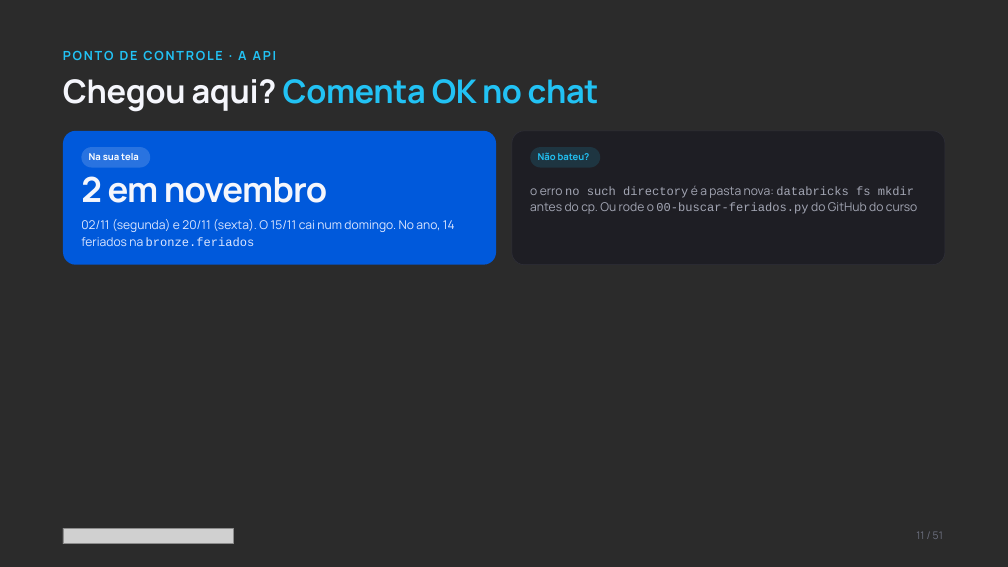
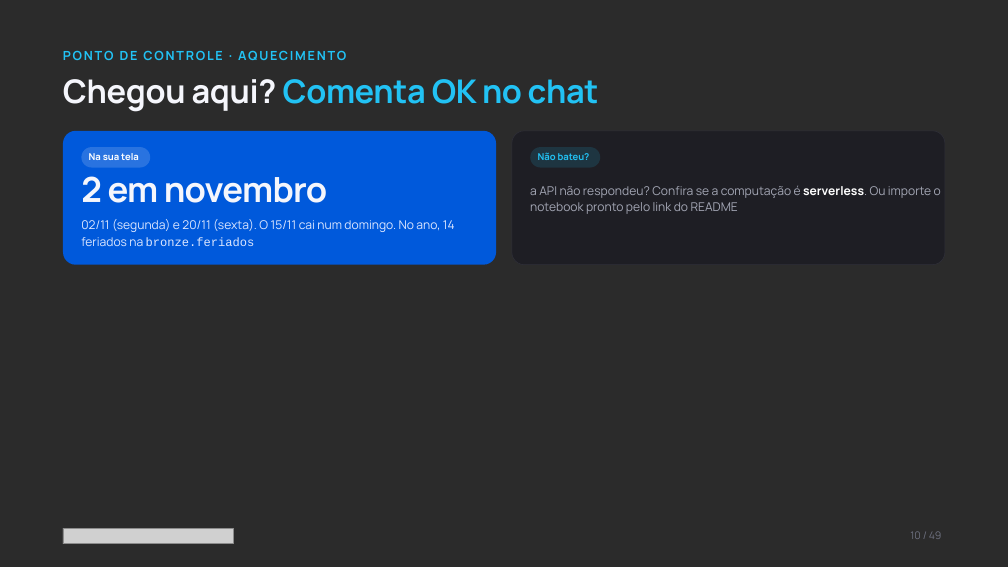
Before and after one commit to AugustoKoche-AI/ImersaoControlTower, a slide deck: slide 10 of slides/pptx/Lançamento Outubro - Aula 02.pptx (slide 11 before the commit). Drawn at 1008x567 pixels with LibreOffice and Linux fonts; fonts in the diff are those of the drawing; grey boxes stand for pictures; background and template pictures are left out; a plain dark background stands for a picture behind light text. Boxes give left, top, right and bottom in pixels: in the first picture for what was removed or moved away, otherwise in the second. Text is boxed around its words. In the diff, an @@ line names an element or a change of style, - is before the commit and + after.

```diff
--- a/slides/pptx/Lançamento Outubro - Aula 02.pptx
+++ b/slides/pptx/Lançamento Outubro - Aula 02.pptx
@@ text at [63, 50, 346, 60]: text changed @@
-PONTO DE CONTROLE · A API
+PONTO DE CONTROLE · AQUECIMENTO
@@ text at [530, 186, 941, 214]: text changed; font Courier New to Manrope @@
-o erro no such directory é a pasta nova: databricks fs mkdir antes do cp. Ou rode o 00-buscar-feriados.py do GitHub do curso
+a API não respondeu? Confira se a computação é serverless. Ou importe o notebook pronto pelo link do README
@@ text at [910, 531, 942, 539]: text changed @@
-11 / 51
+10 / 49
```
Also in this commit, not shown: 45 other slides changed, 1 slide added, 3 slides removed, 9 other files.
